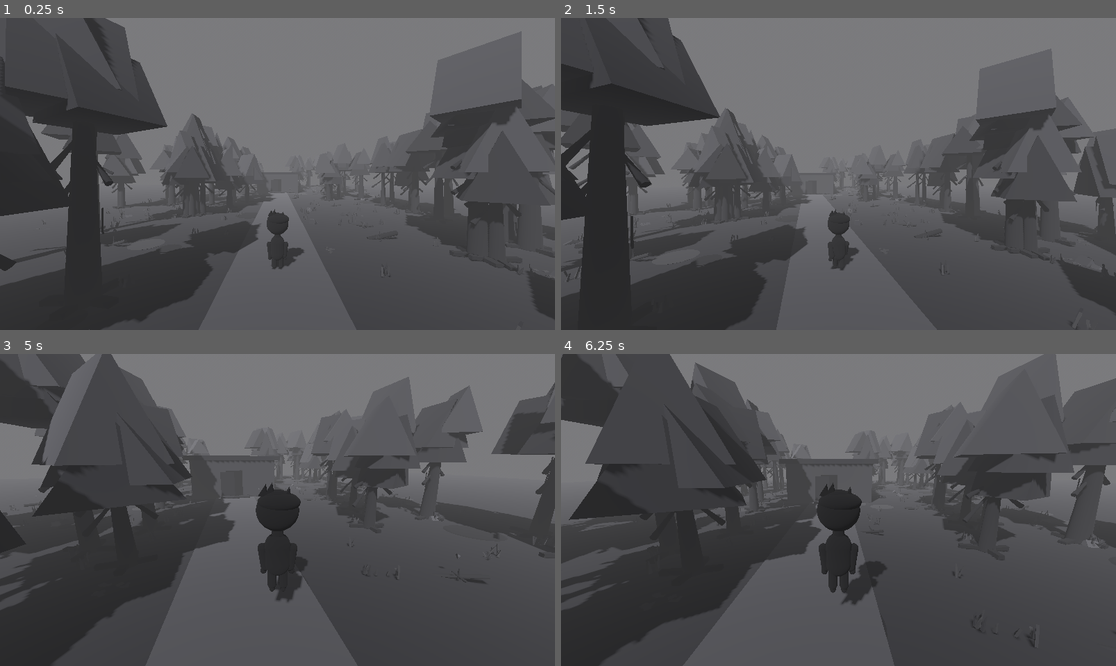
Above: before the commit, frames 1-4 (two rows, left to right).
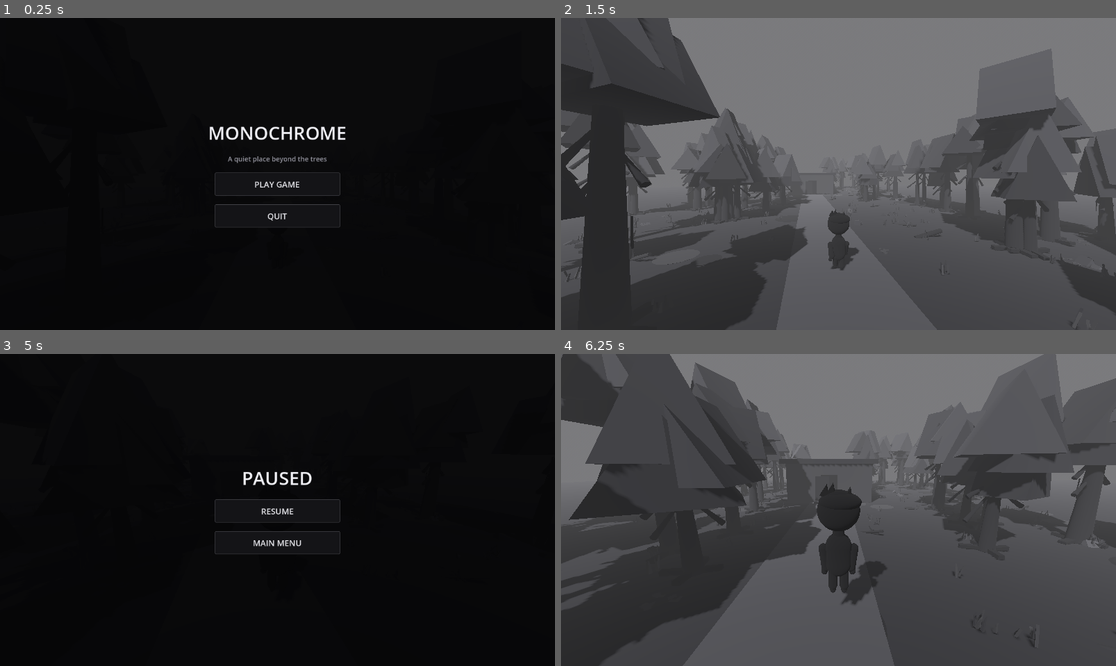
Above: after the commit, the same moments.

Repository: leto98/Monochrome
Game: Godot game, scene res://scenes/main.tscn
Same seed, same stepped clock (60 frames per second), same inputs: the game is played once before the commit and once after it.
Inputs (mouse positions are in pixels of both pictures, inside the frame that each line leads up to):
- Up to frame 1 (0.25 s): no input
- Up to frame 2 (1.5 s): click (838, 183) at 0.5 s, where only the run after the commit has a clickable "PLAY GAME"; tap Enter at 1.25 s; move the mouse to (866, 174) at 1.27 s; hold W from 1.28 s (still down); tap E at 1.35 s
- Up to frame 3 (5 s): keep holding W; tap Space at 1.52, 2.27, 3.77, 4.52 s; move the mouse to (249, 510) at 2.02 s; tap E at 2.1, 3.05, 3.8, 4.55 s; move the mouse to (288, 503) at 2.77 s; tap Alt at 2.85 s; move the mouse to (271, 516) at 3.52 s; tap Enter at 3.6 s; move the mouse to (316, 513) at 4.27 s; tap V at 4.35 s; tap Escape at 4.9 s
- Up to frame 4 (6.25 s): release W at 5 s; click (838, 510) at 5 s, where only the run after the commit has a clickable "RESUME"; tap Space at 5.75, 6.02 s; move the mouse to (794, 506) at 5.77 s; hold W from 5.78 s (still down); tap Shift at 5.85 s; tap E at 6.05 s

The runs differ from the first frame. In frame 1, 100% of the frame differs, in the area x 0-100%, y 0-100%; in frame 2, nothing differs; in frame 3, 99%; in frame 4, nothing differs.

Commit message:
Add title screen and pause menu

Diff:
--- a/scripts/main.gd
+++ b/scripts/main.gd
@@ -13,8 +13,13 @@
 var inside_message: Label
 var door_open := false
 var interaction_audio: AudioStreamPlayer3D
+var title_screen: Control
+var pause_screen: Control
+var game_started := false
+var is_paused := false
 
 func _ready() -> void:
+	process_mode = Node.PROCESS_MODE_ALWAYS
 	_create_environment()
 	_create_ground_and_path()
 	_create_forest()
@@ -23,6 +28,7 @@
 	_create_house()
 	_create_player()
 	_create_ui()
+	_create_menu_screens()
 	interaction_audio = AudioStreamPlayer3D.new()
 	interaction_audio.name = "WorldInteractionAudio"
 	interaction_audio.volume_db = -10.0
@@ -31,14 +37,26 @@
 	add_child(interaction_audio)
 
 func _process(_delta: float) -> void:
+	if not game_started or is_paused:
+		return
 	if player == null:
 		return
 	var near_door := player.global_position.distance_to(DOOR_POSITION) <= INTERACTION_DISTANCE
 	prompt.visible = near_door and not door_open
-	if inside_message.visible and Input.is_key_pressed(KEY_ESCAPE):
-		inside_message.visible = false
+
+func _input(event: InputEvent) -> void:
+	if event is InputEventKey and event.pressed and not event.echo and event.keycode == KEY_ESCAPE:
+		if not game_started:
+			return
+		if is_paused:
+			_resume_game()
+		else:
+			_pause_game()
+		get_viewport().set_input_as_handled()
 
 func _unhandled_input(event: InputEvent) -> void:
+	if not game_started or is_paused:
+		return
 	if event is InputEventKey and event.pressed and not event.echo:
 		if event.keycode == KEY_E and player.global_position.distance_to(DOOR_POSITION) <= INTERACTION_DISTANCE:
 			door_open = true
@@ -47,6 +65,128 @@
 			prompt.visible = false
 			inside_message.visible = true
 
+
+
+func _create_menu_screens() -> void:
+	var layer := CanvasLayer.new()
+	layer.name = "MenuLayer"
+	layer.process_mode = Node.PROCESS_MODE_ALWAYS
+	add_child(layer)
+
+	title_screen = _make_menu_panel(layer, "TitleScreen")
+	_add_menu_title(title_screen, "MONOCHROME")
+	_add_menu_subtitle(title_screen, "A quiet place beyond the trees")
+	_add_menu_button(title_screen, "PLAY GAME", _start_game)
+	_add_menu_button(title_screen, "QUIT", _quit_game)
+
+	pause_screen = _make_menu_panel(layer, "PauseScreen")
+	_add_menu_title(pause_screen, "PAUSED")
+	_add_menu_button(pause_screen, "RESUME", _resume_game)
+	_add_menu_button(pause_screen, "MAIN MENU", _return_to_menu)
+	pause_screen.visible = false
+
+func _make_menu_panel(parent: Node, panel_name: String) -> Control:
+	var panel := ColorRect.new()
+	panel.name = panel_name
+	panel.set_anchors_and_offsets_preset(Control.PRESET_FULL_RECT)
+	panel.color = Color(0.015, 0.015, 0.02, 0.94)
+	panel.mouse_filter = Control.MOUSE_FILTER_STOP
+	parent.add_child(panel)
+
+	var column := VBoxContainer.new()
+	column.set_anchors_and_offsets_preset(Control.PRESET_CENTER)
+	column.position = Vector2(-190.0, -145.0)
+	column.size = Vector2(380.0, 290.0)
+	column.alignment = BoxContainer.ALIGNMENT_CENTER
+	column.add_theme_constant_override("separation", 18)
+	panel.add_child(column)
+	panel.set_meta("menu_column", column)
+	return panel
+
+func _add_menu_title(panel: Control, text_value: String) -> void:
+	var column := panel.get_meta("menu_column") as VBoxContainer
+	var label := Label.new()
+	label.text = text_value
+	label.horizontal_alignment = HORIZONTAL_ALIGNMENT_CENTER
+	label.add_theme_font_size_override("font_size", 38)
+	label.add_theme_color_override("font_color", Color(0.94, 0.94, 0.96))
+	column.add_child(label)
+
+func _add_menu_subtitle(panel: Control, text_value: String) -> void:
+	var column := panel.get_meta("menu_column") as VBoxContainer
+	var label := Label.new()
+	label.text = text_value
+	label.horizontal_alignment = HORIZONTAL_ALIGNMENT_CENTER
+	label.add_theme_font_size_override("font_size", 14)
+	label.add_theme_color_override("font_color", Color(0.58, 0.58, 0.62))
+	column.add_child(label)
+
+func _add_menu_button(panel: Control, text_value: String, action: Callable) -> void:
+	var column := panel.get_meta("menu_column") as VBoxContainer
+	var button := Button.new()
+	button.text = text_value
+	button.custom_minimum_size = Vector2(260.0, 48.0)
+	button.size_flags_horizontal = Control.SIZE_SHRINK_CENTER
+	button.add_theme_font_size_override("font_size", 17)
+	button.add_theme_color_override("font_color", Color(0.9, 0.9, 0.92))
+	button.add_theme_color_override("font_hover_color", Color(1.0, 1.0, 1.0))
+	button.add_theme_stylebox_override("normal", _menu_button_style(Color(0.08, 0.08, 0.09, 1.0), Color(0.25, 0.25, 0.27, 1.0)))
+	button.add_theme_stylebox_override("hover", _menu_button_style(Color(0.18, 0.18, 0.20, 1.0), Color(0.65, 0.65, 0.68, 1.0)))
+	button.add_theme_stylebox_override("pressed", _menu_button_style(Color(0.12, 0.12, 0.13, 1.0), Color(0.8, 0.8, 0.82, 1.0)))
+	button.pressed.connect(action)
+	column.add_child(button)
+
+func _menu_button_style(fill_color: Color, border_color: Color) -> StyleBoxFlat:
+	var style := StyleBoxFlat.new()
+	style.bg_color = fill_color
+	style.border_color = border_color
+	style.set_border_width_all(1)
+	style.set_corner_radius_all(2)
+	style.content_margin_left = 18.0
+	style.content_margin_right = 18.0
+	style.content_margin_top = 10.0
+	style.content_margin_bottom = 10.0
+	return style
+
+func _start_game() -> void:
+	game_started = true
+	is_paused = false
+	get_tree().paused = false
+	title_screen.visible = false
+	pause_screen.visible = false
+	Input.mouse_mode = Input.MOUSE_MODE_CAPTURED
+
+func _pause_game() -> void:
+	if not game_started:
+		return
+	is_paused = true
+	get_tree().paused = true
+	pause_screen.visible = true
+	Input.mouse_mode = Input.MOUSE_MODE_VISIBLE
+
+func _resume_game() -> void:
+	is_paused = false
+	get_tree().paused = false
+	pause_screen.visible = false
+	title_screen.visible = false
+	Input.mouse_mode = Input.MOUSE_MODE_CAPTURED
+
+func _return_to_menu() -> void:
+	get_tree().paused = false
+	is_paused = false
+	game_started = false
+	pause_screen.visible = false
+	title_screen.visible = true
+	player.velocity = Vector3.ZERO
+	player.position = Vector3(0.0, 0.95, 5.0)
+	door_open = false
+	door.rotation_degrees.y = 0.0
+	prompt.visible = false
+	inside_message.visible = false
+	Input.mouse_mode = Input.MOUSE_MODE_VISIBLE
+
+func _quit_game() -> void:
+	get_tree().quit()
 
 func _play_door_sound() -> void:
 	# A quiet wooden latch followed by a short, rough hinge creak.
